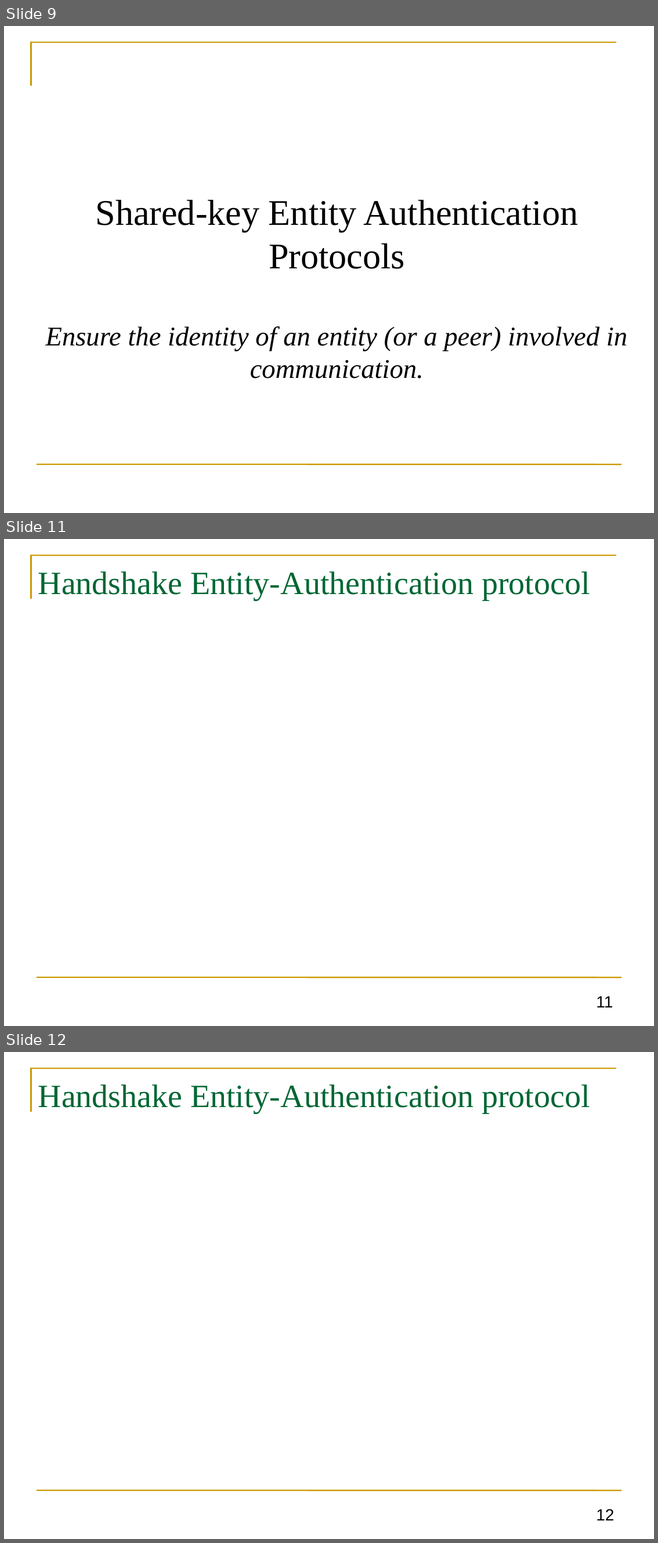
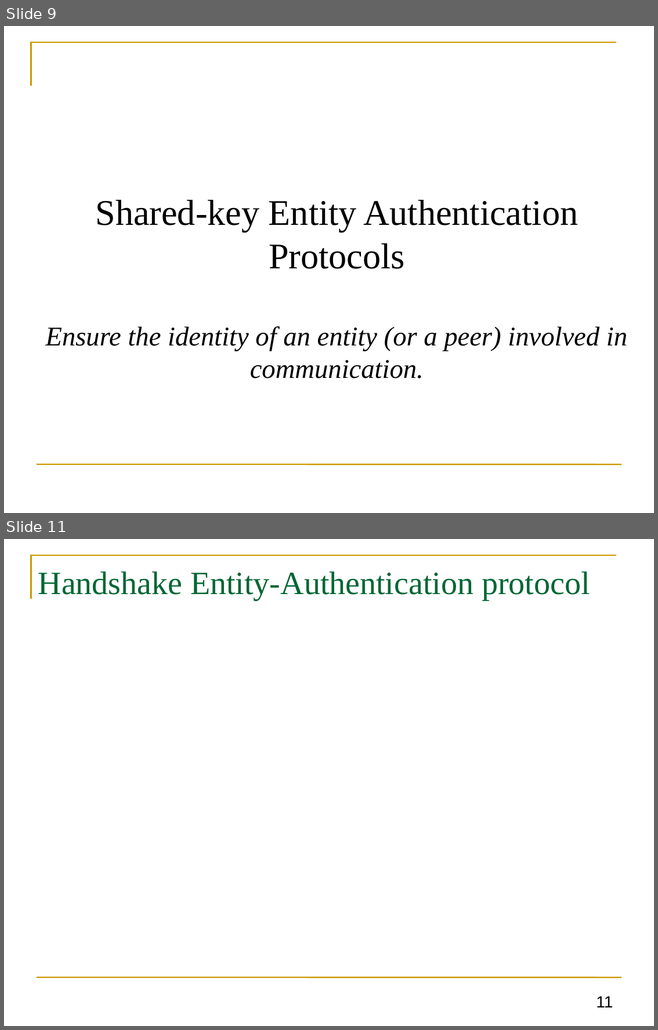
Before and after one commit to GhadaAlmashaqbeh/GhadaAlmashaqbeh.github.io, a slide deck: courses/cse3400-f2025/lecture8.pptx. Shown one above the other, each under a label of ours: slides 9, 11 and 12 before the commit, slides 9 and 11 after it; the slides between them are not shown. The pictures are 658x1543 and 658x1030 pixels, drawn with LibreOffice and Linux fonts; fonts in the diff are those of the drawing; grey boxes stand for pictures. Boxes give left, top, right and bottom in pixels: in the first picture for what was removed or moved away, otherwise in the second. Text is boxed around its words. In the diff, an @@ line names an element or a change of style, - is before the commit and + after.

```diff
--- a/courses/cse3400-f2025/lecture8.pptx
+++ b/courses/cse3400-f2025/lecture8.pptx
@@ slide 11 removed at (x1=4, y1=539, x2=654, y2=1026), background #FFFFFF; not listed: 2 template elements that a slide beside it also shows @@
@@ title removed at (x1=38, y1=571, x2=589, y2=600) @@
-Handshake Entity-Authentication protocol
@@ page number removed at (x1=596, y1=996, x2=612, y2=1008) @@
-11
@@ what was slide 12 is now slide 11 @@
@@ page number at (x1=596, y1=996, x2=612, y2=1008): text changed @@
-12
+11
```
Also in this commit, not shown: 3 slides changed, 4 other files.
